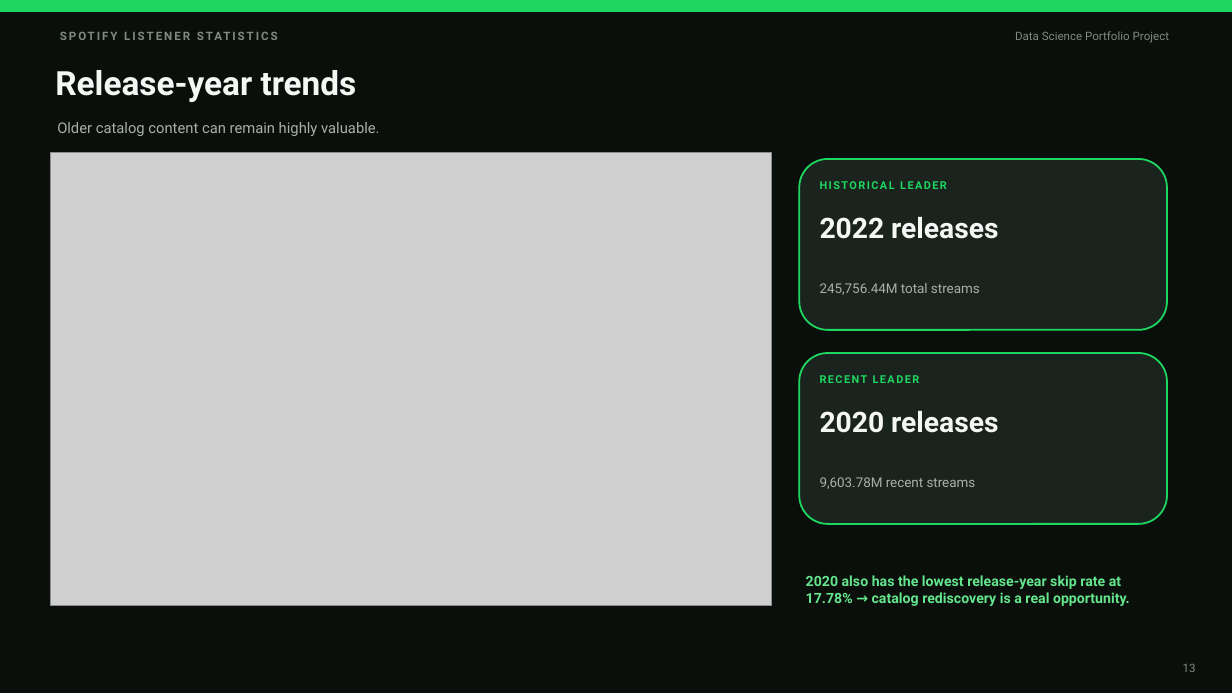
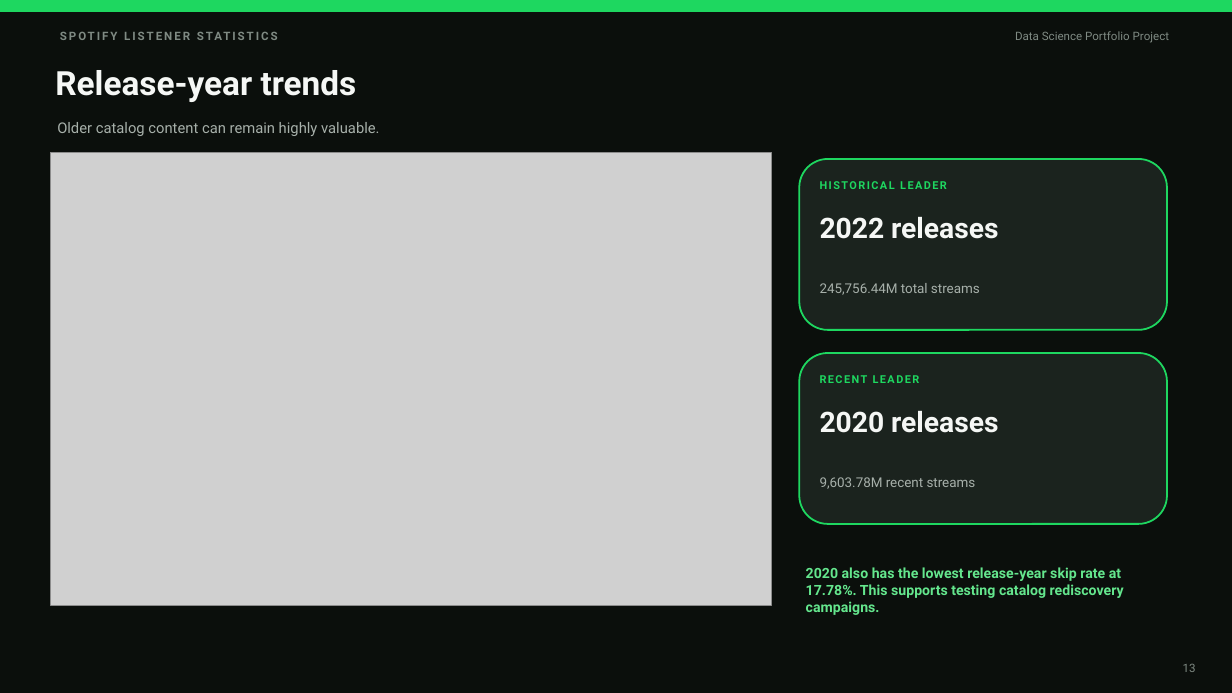
Before and after one commit to mightyalok00/spotify-listener-statistics-eda, a slide deck: slide 13 of Spotify_Listener_Statistics_Analysis_Presentation_By_Alok_Agarwal.pptx. Drawn at 1232x693 pixels with LibreOffice and Linux fonts; fonts in the diff are those of the drawing; grey boxes stand for pictures. Boxes give left, top, right and bottom in pixels: in the first picture for what was removed or moved away, otherwise in the second. Text is boxed around its words. In the diff, an @@ line names an element or a change of style, - is before the commit and + after.

```diff
--- a/Spotify_Listener_Statistics_Analysis_Presentation_By_Alok_Agarwal.pptx
+++ b/Spotify_Listener_Statistics_Analysis_Presentation_By_Alok_Agarwal.pptx
@@ text at (806,567,1124,615): text changed @@
-2020 also has the lowest release-year skip rate at 17.78% → catalog rediscovery is a real opportunity.
+2020 also has the lowest release-year skip rate at 17.78%. This supports testing catalog rediscovery campaigns.
```
Also in this commit, not shown: 10 other slides changed.
